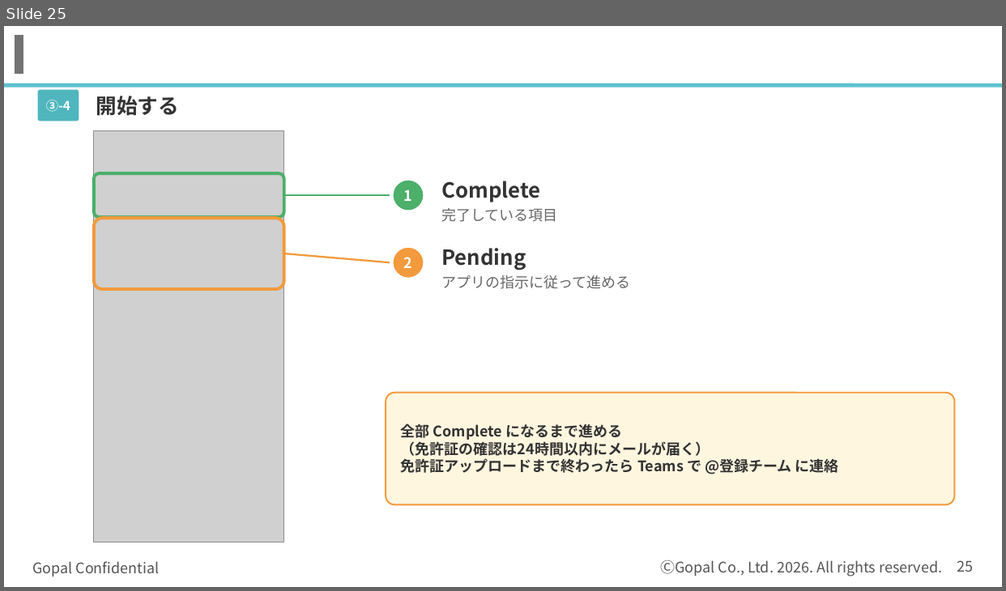
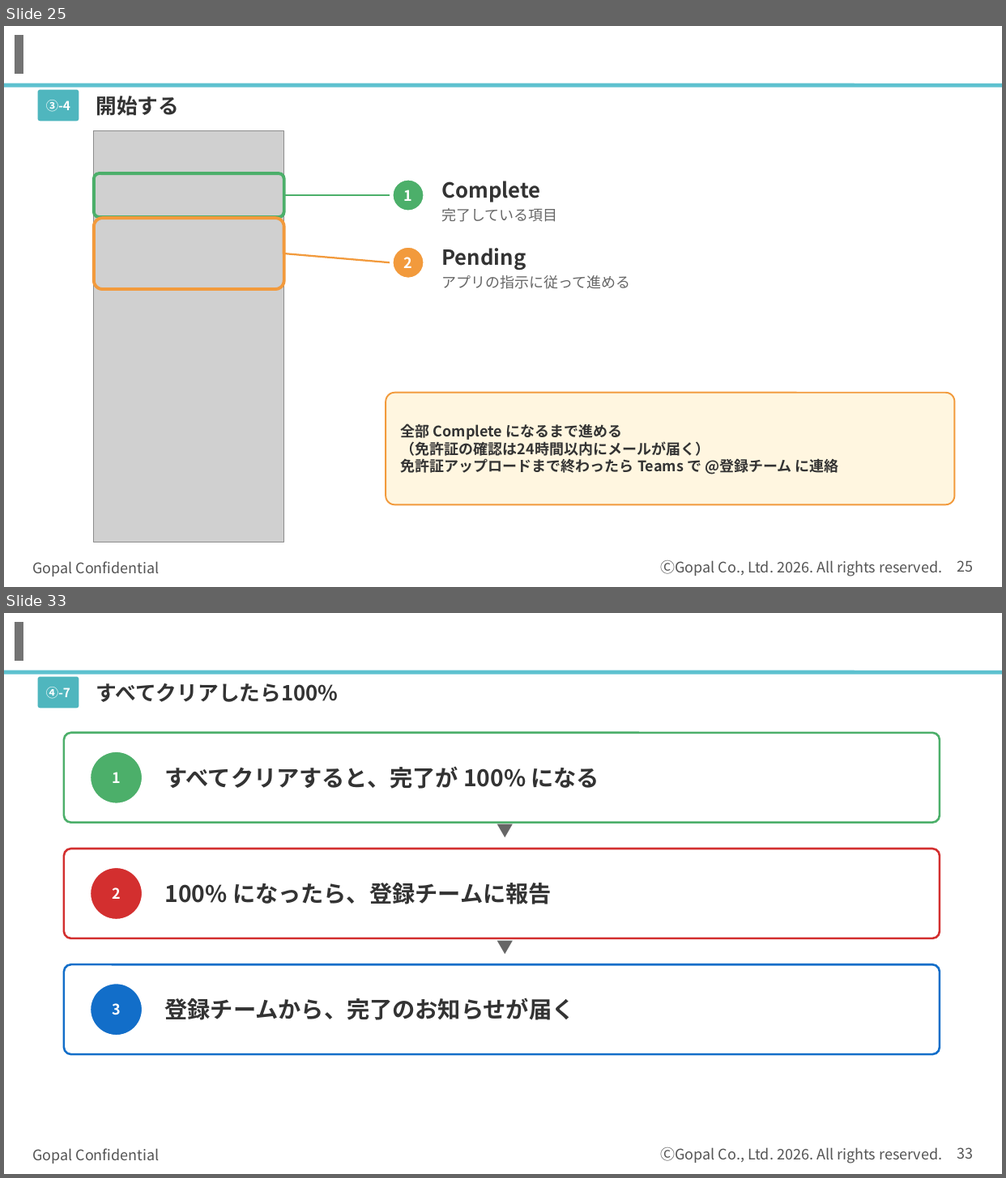
Before and after one commit to kagayugopal-eng/tamu, a slide deck: out/登録の流れ_書類準備まで.pptx. Shown one above the other, each under a label of ours: slide 25 before the commit, slides 25 and 33 after it; the slides between them are not shown. The pictures are 1006x591 and 1006x1178 pixels, drawn with LibreOffice and Linux fonts; fonts in the diff are those of the drawing; grey boxes stand for pictures; background and template pictures are left out. Boxes give left, top, right and bottom in pixels: in the first picture for what was removed or moved away, otherwise in the second. Text is boxed around its words. In the diff, an @@ line names an element or a change of style, - is before the commit and + after.

```diff
--- a/out/登録の流れ_書類準備まで.pptx
+++ b/out/登録の流れ_書類準備まで.pptx
@@ slide 33 added at (x1=4, y1=613, x2=1002, y2=1174), background #FFFFFF; not listed: 5 template elements that a slide beside it also shows @@
@@ rounded rectangle added at (x1=38, y1=677, x2=79, y2=708), fill #4FB6BE @@
@@ text added at (x1=96, y1=683, x2=339, y2=702), 20 pt, text #333333, bold @@
+すべてクリアしたら100%
@@ text added at (x1=46, y1=687, x2=70, y2=699), 12 pt, text #FFFFFF, bold @@
+④-7
@@ rounded rectangle added at (x1=64, y1=733, x2=940, y2=823), fill #FFFFFF, outline #4CAF6A 2 pt @@
@@ ellipse added at (x1=90, y1=752, x2=143, y2=804), fill #4CAF6A, outline #FFFFFF 1.5 pt, 14 pt, text #FFFFFF, bold @@
+1
@@ text added at (x1=165, y1=766, x2=600, y2=789), 22 pt, text #333333, bold @@
+すべてクリアすると、完了が 100% になる
@@ text added at (x1=468, y1=819, x2=543, y2=853), 16 pt, text #666666, bold @@
+▼
@@ rounded rectangle added at (x1=64, y1=849, x2=940, y2=939), fill #FFFFFF, outline #D32F2F 2 pt @@
@@ ellipse added at (x1=90, y1=867, x2=143, y2=920), fill #D32F2F, outline #FFFFFF 1.5 pt, 14 pt, text #FFFFFF, bold @@
+2
@@ text added at (x1=165, y1=883, x2=552, y2=905), 22 pt, text #333333, bold @@
+100% になったら、登録チームに報告
@@ text added at (x1=468, y1=935, x2=543, y2=969), 16 pt, text #666666, bold @@
+▼
@@ rounded rectangle added at (x1=64, y1=965, x2=940, y2=1054), fill #FFFFFF, outline #126EC9 2 pt @@
@@ ellipse added at (x1=90, y1=983, x2=143, y2=1036), fill #126EC9, outline #FFFFFF 1.5 pt, 14 pt, text #FFFFFF, bold @@
+3
@@ text added at (x1=165, y1=998, x2=575, y2=1020), 22 pt, text #333333, bold @@
+登録チームから、完了のお知らせが届く
```
Also in this commit, not shown: 1 slide changed, 7 other slides added.
